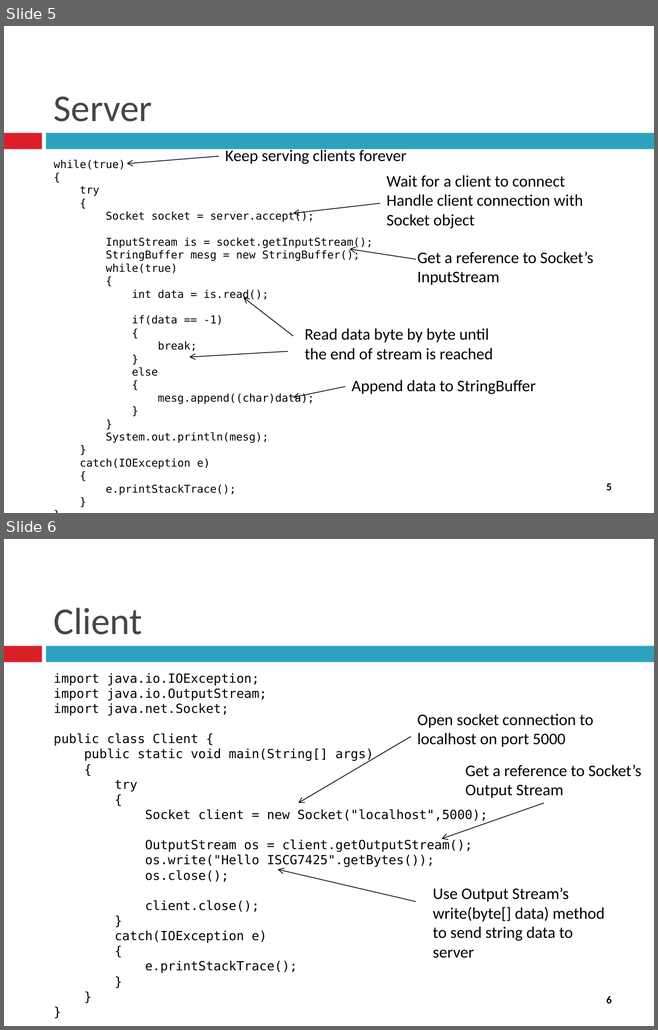
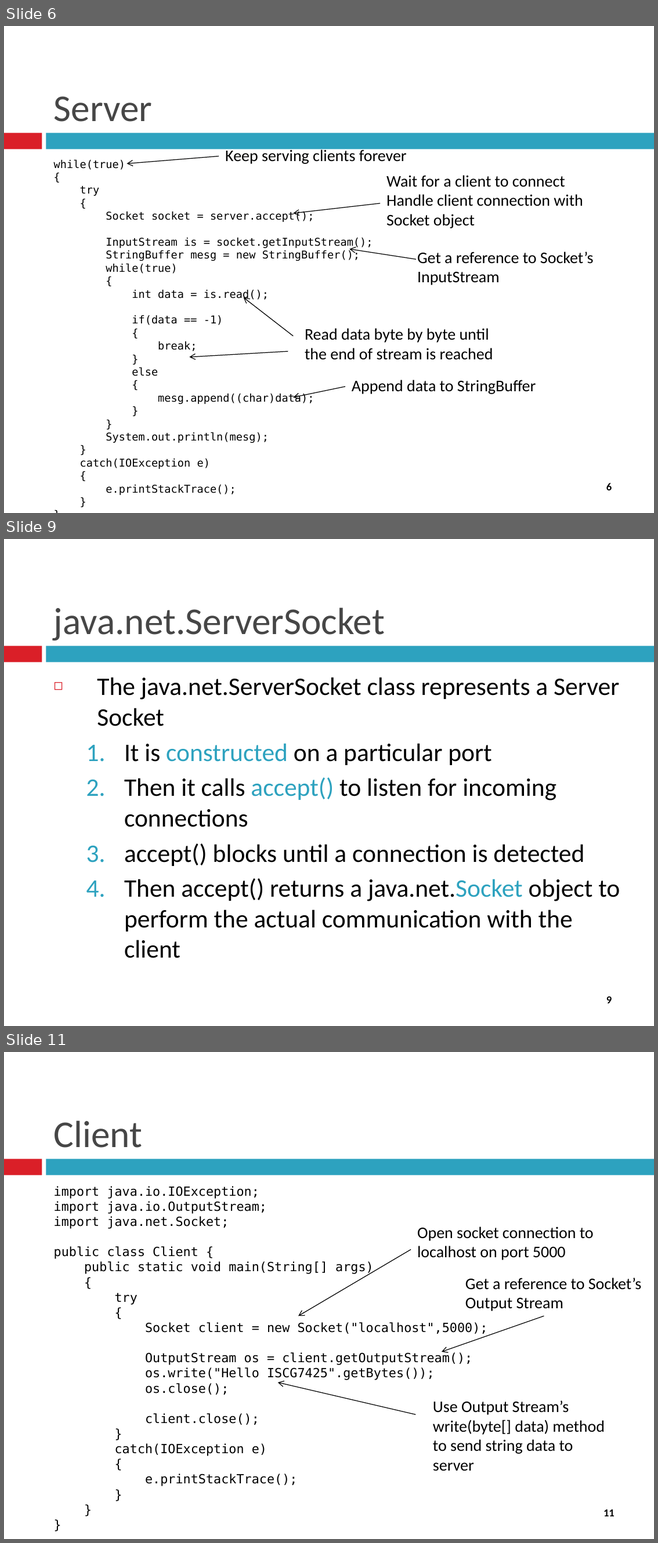
Before and after one commit to gareththomasnz/JAVAEE_Asst2, a slide deck: Documents/Week 5/Socket Programming.pptx. Shown one above the other, each under a label of ours: slides 5 and 6 before the commit, slides 6, 9 and 11 after it; the slides between them are not shown. The pictures are 658x1030 and 658x1543 pixels, drawn with LibreOffice and Linux fonts; fonts in the diff are those of the drawing. Boxes give left, top, right and bottom in pixels: in the first picture for what was removed or moved away, otherwise in the second. Text is boxed around its words. In the diff, an @@ line names an element or a change of style, - is before the commit and + after.

```diff
--- a/Documents/Week 5/Socket Programming.pptx
+++ b/Documents/Week 5/Socket Programming.pptx
@@ slide 9 added at box(4, 539, 654, 1026), background #FFFFFF; not listed: 3 template elements that a slide beside it also shows @@
@@ title added at box(54, 607, 384, 641), 42 pt, text #464646 @@
+java.net.ServerSocket
@@ text added at box(97, 677, 619, 958), 28 pt, text #000000 @@
+◻ The java.net.ServerSocket class represents a Server Socket
+  1. It is constructed on a particular port
+  2. Then it calls accept() to listen for incoming connections
+  3. accept() blocks until a connection is detected
+  4. Then accept() returns a java.net.Socket object to perform the actual communication with the client
@@ what was slide 5 is now slide 6 @@
@@ page number at box(606, 483, 611, 491): text changed @@
-5
+6
@@ what was slide 6 is now slide 11 @@
@@ page number at box(603, 1510, 614, 1517): text changed @@
-6
+11
```
Also in this commit, not shown: 1 slide changed, 6 other slides added, 20 other files.
